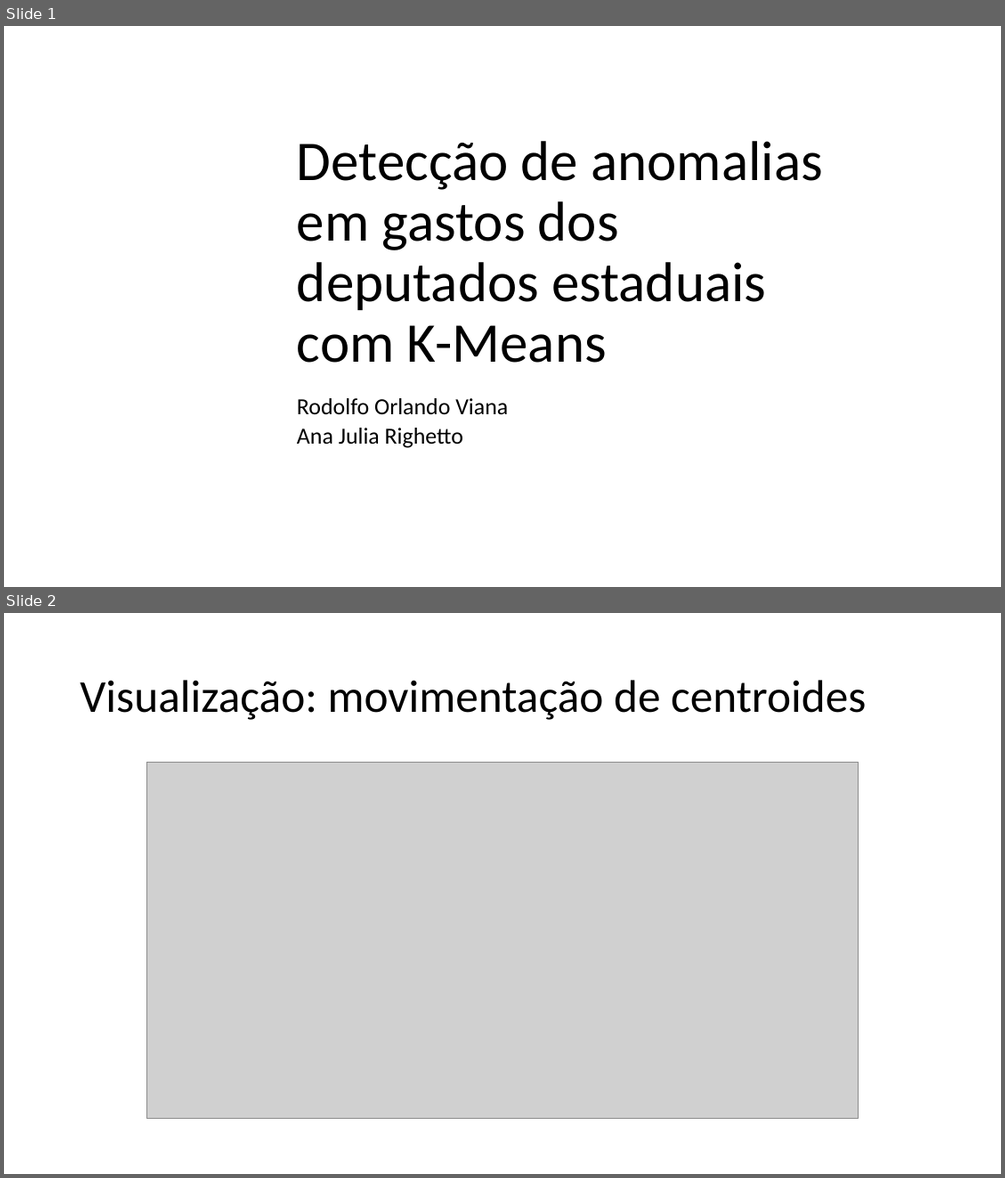
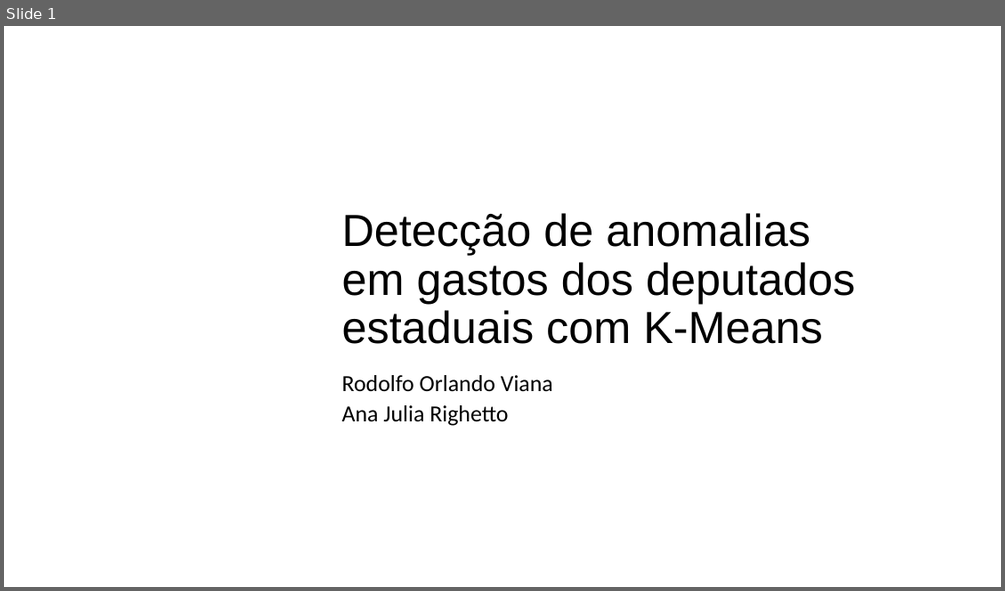
Before and after one commit to rodolfo-viana/mba_esalq, a slide deck: prd/WIP_apresentacao.pptx. Shown one above the other, each under a label of ours: slides 1 and 2 before the commit, slide 1 after it. The pictures are 1005x1178 and 1005x591 pixels, drawn with LibreOffice and Linux fonts; fonts in the diff are those of the drawing; grey boxes stand for pictures; background and template pictures are left out. Boxes give left, top, right and bottom in pixels: in the first picture for what was removed or moved away, otherwise in the second. Text is boxed around its words. In the diff, an @@ line names an element or a change of style, - is before the commit and + after.

```diff
--- a/prd/WIP_apresentacao.pptx
+++ b/prd/WIP_apresentacao.pptx
@@ slide 2 removed at (4, 613, 1001, 1174), background picture (left out) @@
@@ title removed at (80, 680, 866, 720) @@
-Visualização: movimentação de centroides
@@ picture removed at (146, 763, 858, 1119) @@
@@ slide 1 changed as well @@
@@ title "Detecção de anomalias em gastos ...": place and size @@
-title "Detecção de anomalias em gastos ..." at (297, 141, 823, 362)
+title "Detecção de anomalias em gastos ..." at (342, 213, 855, 344)
@@ title "Detecção de anomalias em gastos ..." at (342, 213, 855, 344): size 54 to 43.2 pt, font Calibri to Arial; vertical alignment bottom to middle @@
@@ subtitle "Rodolfo Orlando Viana": place and size @@
-subtitle "Rodolfo Orlando Viana" at (297, 398, 508, 448)
+subtitle "Rodolfo Orlando Viana" at (342, 375, 553, 426)
@@ subtitle "Rodolfo Orlando Viana" at (342, 375, 553, 426): vertical alignment top to bottom @@
```
Also in this commit, not shown: 7 slides added, 3 other files.
